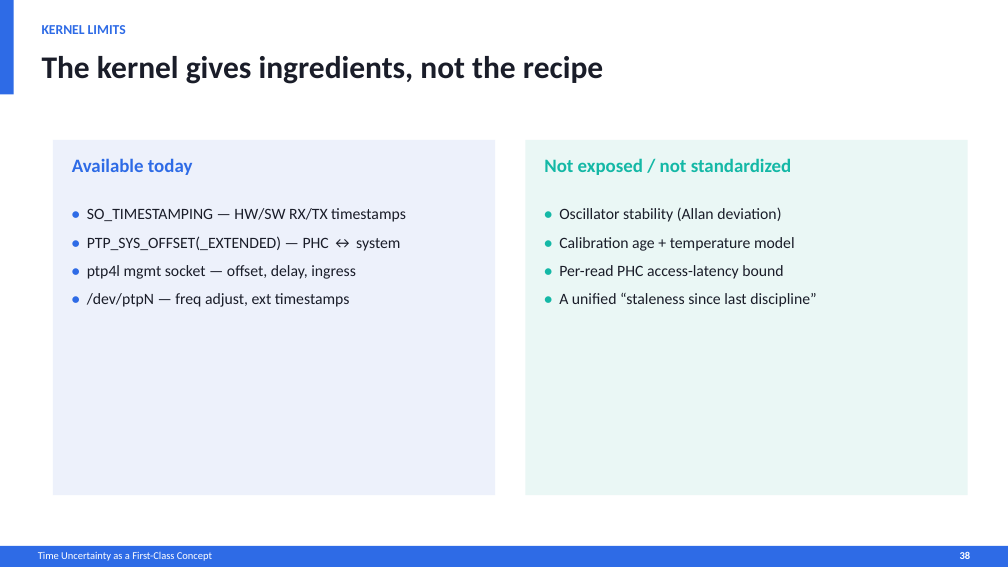
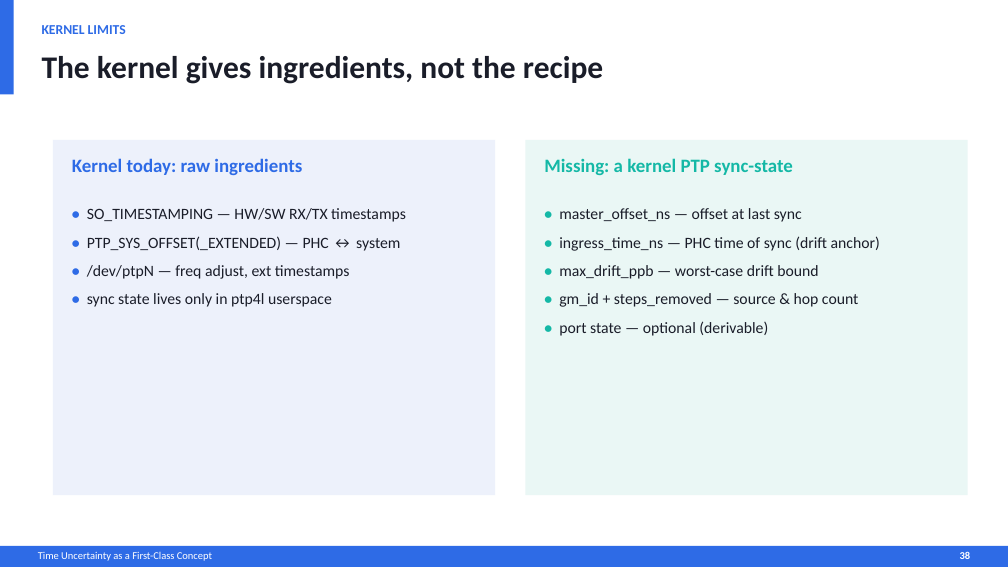
Before and after one commit to MaciekMachni/netdev-0x1a-talk, a slide deck: slide 38 of time-uncertainty-error-bar.pptx. Drawn at 1008x567 pixels with LibreOffice and Linux fonts; fonts in the diff are those of the drawing. Boxes give left, top, right and bottom in pixels: in the first picture for what was removed or moved away, otherwise in the second. Text is boxed around its words. In the diff, an @@ line names an element or a change of style, - is before the commit and + after.

Commit message:
review slides

```diff
--- a/time-uncertainty-error-bar.pptx
+++ b/time-uncertainty-error-bar.pptx
@@ text at <box>72,158,302,175</box>: text changed @@
-Available today
+Kernel today: raw ingredients
@@ text at <box>544,158,793,175</box>: text changed @@
-Not exposed / not standardized
+Missing: a kernel PTP sync-state
@@ text at <box>559,208,880,336</box>: text changed @@
-• Oscillator stability (Allan deviation)
-• Calibration age + temperature model
-• Per-read PHC access-latency bound
-• A unified “staleness since last discipline”
+• master_offset_ns — offset at last sync
+• ingress_time_ns — PHC time of sync (drift anchor)
+• max_drift_ppb — worst-case drift bound
+• gm_id + steps_removed — source & hop count
+• port state — optional (derivable)
@@ text at <box>87,265,356,279</box>: paragraph removed @@
-• ptp4l mgmt socket — offset, delay, ingress
@@ text at <box>87,293,332,307</box>: paragraph added @@
+• sync state lives only in ptp4l userspace
```
Also in this commit, not shown: 11 other files.
